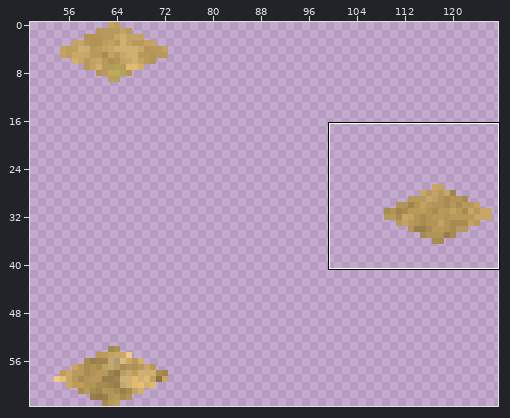
Two versions of one sprite sheet, data/images/terrain/beach/beach21.png. The first picture is a wide view before the edit; the outline marks the close-up.
Close-up. Old version:
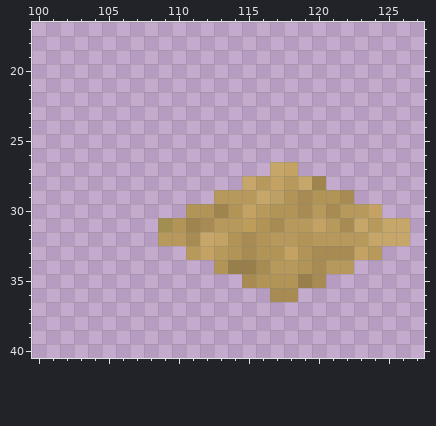
The file is 128x64 pixels. Colours within 5 levels of each other are drawn and written as one. Shown: x 100..127, y 17..40. The wide view leaves out empty margins. The commit also changed other parts of the picture, which this record leaves out.
After the commit:
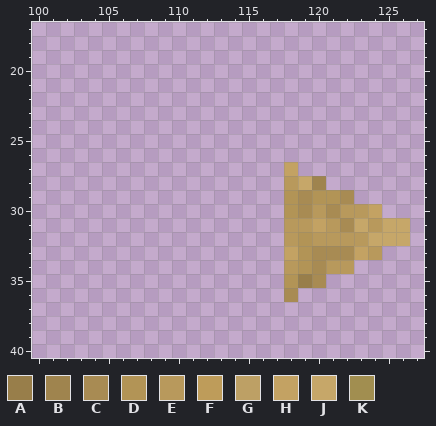
Palette (. is transparent): A #987e4a  B #9f844e  C #a88b53  D #b29456  E #b8995c  F #be9c5a  G #bda065  H #c3a263  J #c6a769  K #a18e50
Change:
{"y":27,"x":117,"old":"J","new":"."}
{"y":28,"x":115,"old":"JEH","new":"..."}
{"y":29,"x":113,"old":"EEEJG","new":"....."}
{"y":30,"x":111,"old":"DDBDHED","new":"......."}
{"y":31,"x":109,"old":"KDBCEEFDC","new":"........."}
{"y":32,"x":109,"old":"EECJHDCDE","new":"........."}
{"y":33,"x":111,"old":"EHEDCDD","new":"......."}
{"y":34,"x":113,"old":"DAACE","new":"....."}
{"y":35,"x":115,"old":"CDD","new":"..."}
{"y":36,"x":117,"old":"C","new":"."}
{"label":"erased","picture_box":[158,162,284,302]}
